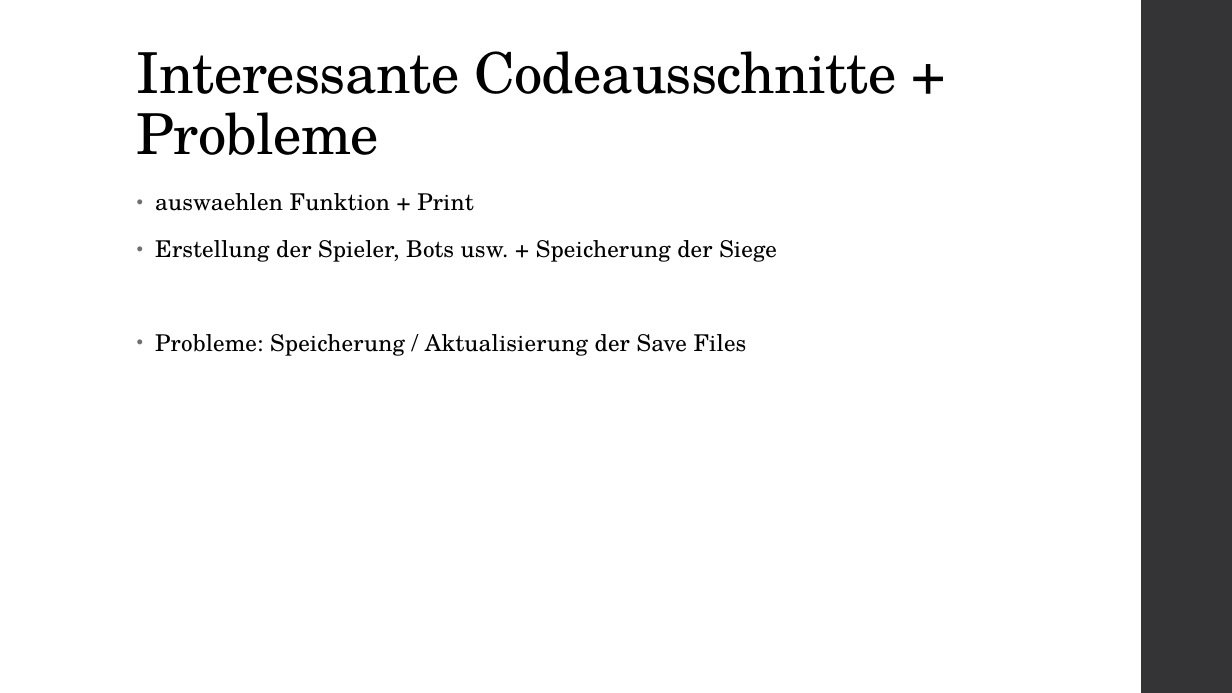
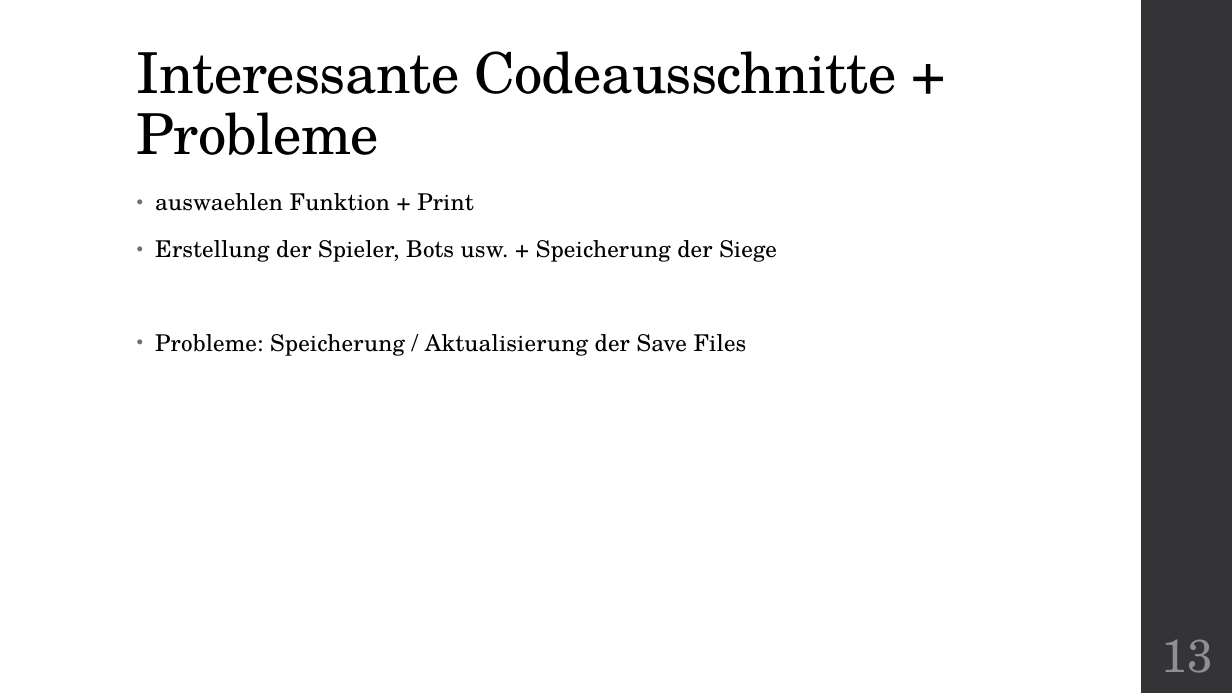
Before and after one commit to Wutze0/Mensch_Aergere_Dich_Nicht, a slide deck: slide 13 of MenschAergereDichNicht.pptx (slide 9 before the commit). Drawn at 1232x693 pixels with LibreOffice and Linux fonts; fonts in the diff are those of the drawing. Boxes give left, top, right and bottom in pixels: in the first picture for what was removed or moved away, otherwise in the second. Text is boxed around its words. In the diff, an @@ line names an element or a change of style, - is before the commit and + after.

```diff
--- a/MenschAergereDichNicht.pptx
+++ b/MenschAergereDichNicht.pptx
@@ page number added at <box>1162,639,1213,673</box>, 36 pt, text #8E8E94 @@
+13
```
Also in this commit, not shown: 7 other slides changed, 7 slides added, 2 slides removed, 4 other files.
